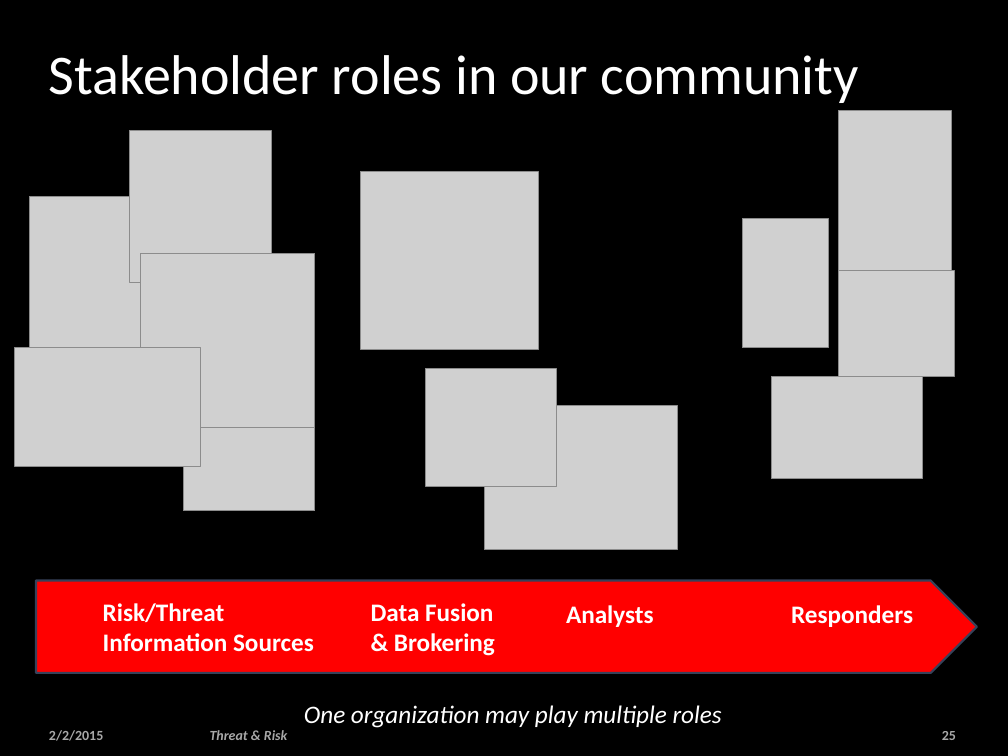
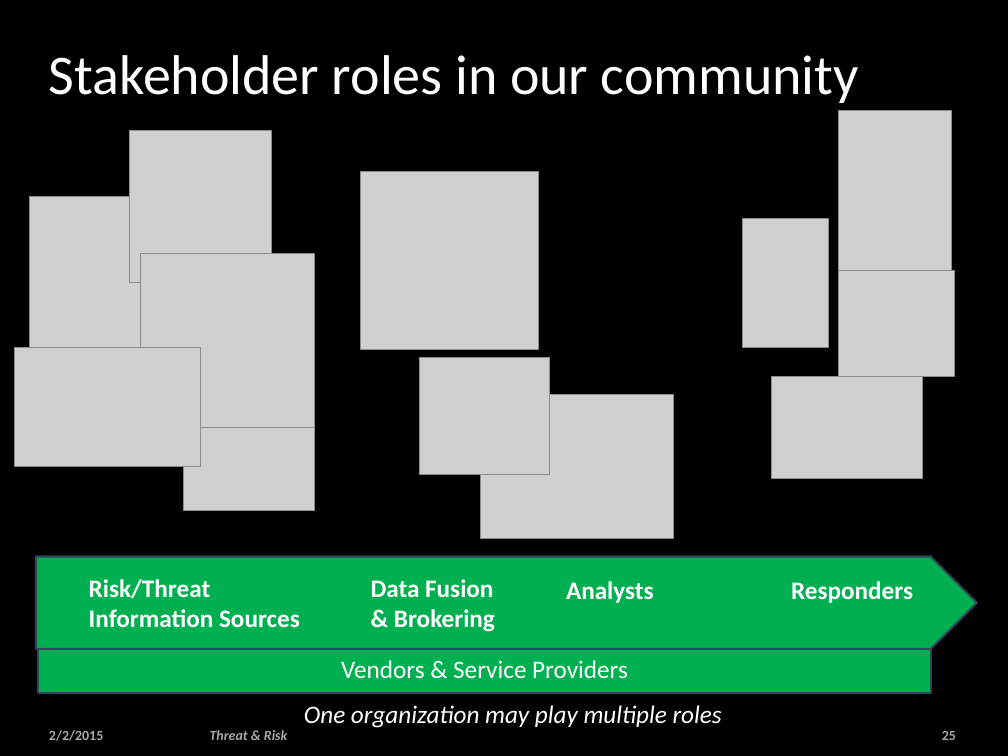
Before and after one commit to omg-threat-modeling/phase1, a slide deck: slide 25 of Team/Threat-risk -enguagement.pptx. Drawn at 1008x756 pixels with LibreOffice and Linux fonts; fonts in the diff are those of the drawing; grey boxes stand for pictures; background and template pictures are left out. Boxes give left, top, right and bottom in pixels: in the first picture for what was removed or moved away, otherwise in the second. Text is boxed around its words. In the diff, an @@ line names an element or a change of style, - is before the commit and + after.

```diff
--- a/Team/Threat-risk -enguagement.pptx
+++ b/Team/Threat-risk -enguagement.pptx
@@ picture moved from (x1=425, y1=369, x2=555, y2=487) to (x1=419, y1=357, x2=549, y2=475) @@
@@ picture moved from (x1=484, y1=405, x2=676, y2=549) to (x1=481, y1=394, x2=673, y2=538) @@
@@ 3 texts, 1 pentagon arrow moved together from (x1=36, y1=581, x2=977, y2=673) to (x1=36, y1=556, x2=977, y2=649) @@
@@ pentagon arrow at (x1=36, y1=556, x2=977, y2=649): fill #FF0000 to #00B050 @@
@@ text "Risk/Threat" moved from (x1=103, y1=603, x2=314, y2=652) to (x1=89, y1=579, x2=300, y2=628) @@
@@ rectangle added at (x1=38, y1=644, x2=931, y2=694), fill #00B050, outline #37435A 1.5 pt, 18 pt, text #FFFFFF @@
+Vendors & Service Providers
```
Also in this commit, not shown: 2 other slides changed.
